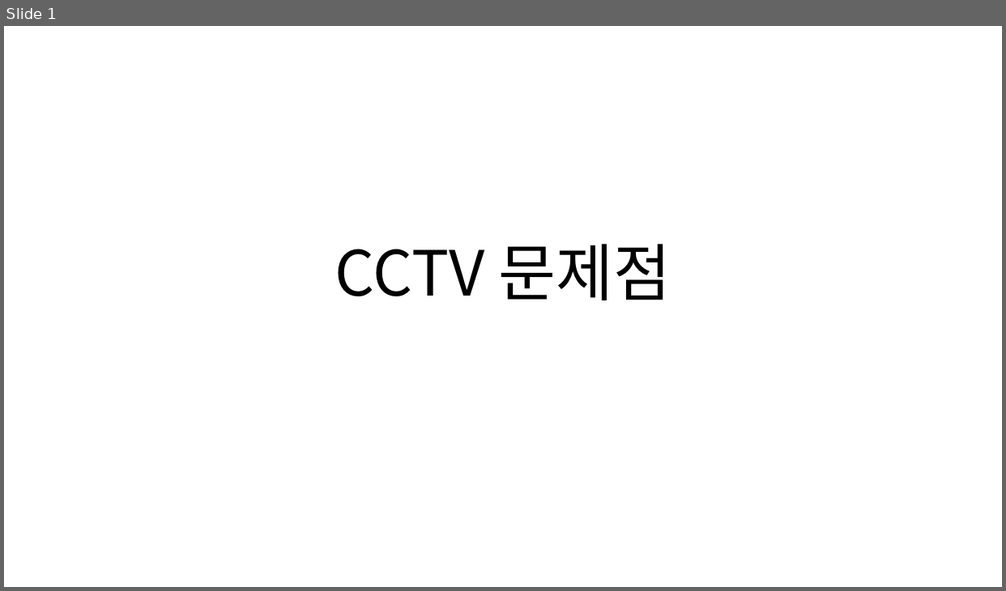
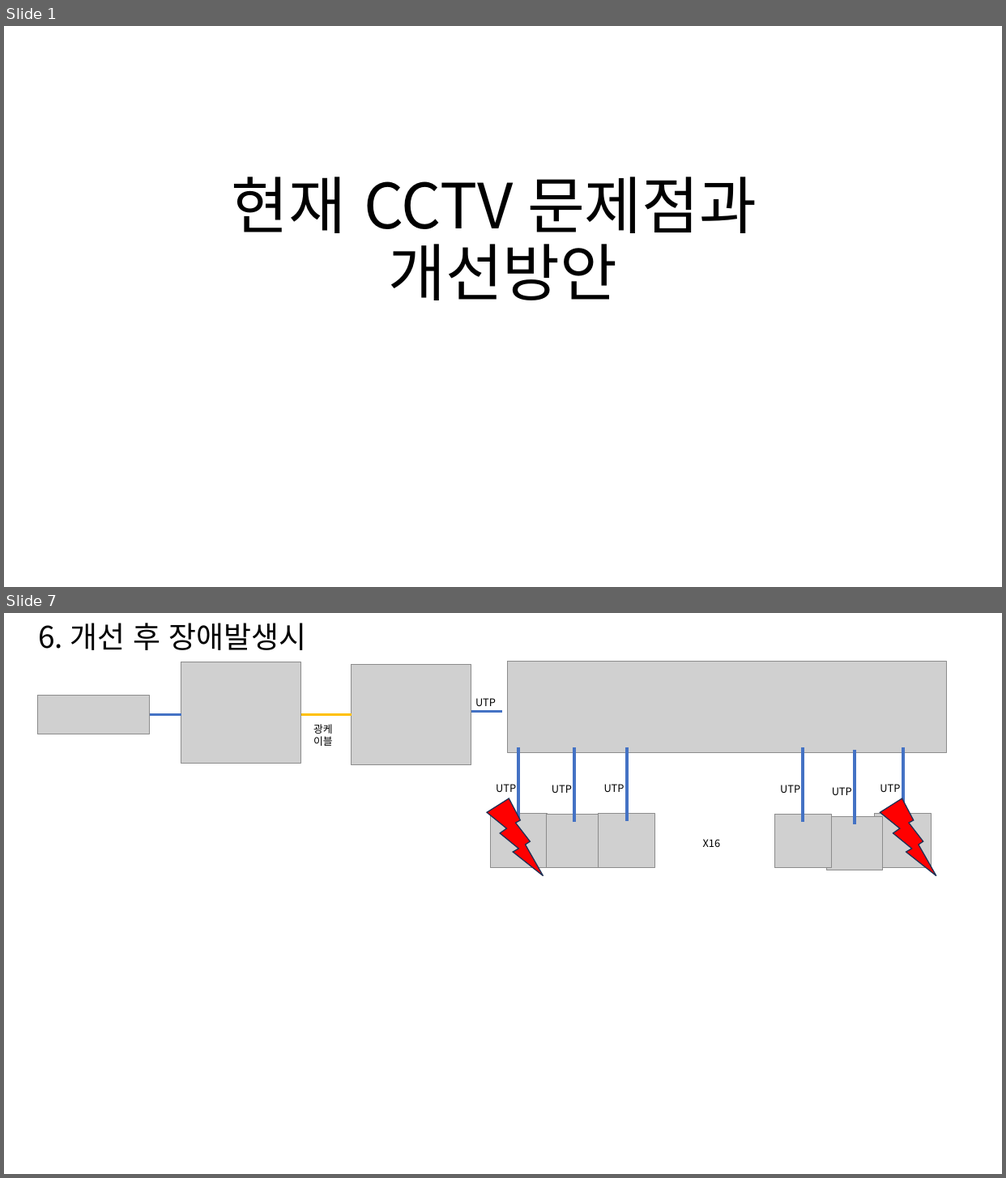
Before and after one commit to an9383/React_Guro_2025, a slide deck: ppt/CCTV/CCTV 문제점.pptx. Shown one above the other, each under a label of ours: slide 1 before the commit, slides 1 and 7 after it; the slides between them are not shown. The pictures are 1006x591 and 1006x1178 pixels, drawn with LibreOffice and Linux fonts; fonts in the diff are those of the drawing; grey boxes stand for pictures. Boxes give left, top, right and bottom in pixels: in the first picture for what was removed or moved away, otherwise in the second. Text is boxed around its words. In the diff, an @@ line names an element or a change of style, - is before the commit and + after.

```diff
--- a/ppt/CCTV/CCTV 문제점.pptx
+++ b/ppt/CCTV/CCTV 문제점.pptx
@@ slide 7 added at [4,613,1002,1174], background #FFFFFF @@
@@ title added at [38,623,307,650], 28.8 pt, text #000000 @@
+6. 개선 후 장애발생시
@@ picture added at [181,662,301,763] @@
@@ picture added at [351,665,471,765] @@
@@ picture added at [508,662,947,753] @@
@@ picture added at [38,696,149,735] @@
@@ text added at [475,698,496,706], 10 pt, text #000000 @@
+UTP
@@ line added from (150, 715) to (181, 715), #4472C4 3 pt @@
@@ line added from (301, 715) to (351, 715), #FFC000 3 pt @@
@@ text added at [313,724,333,746], 10 pt, text #000000 @@
+광케이블
@@ line added from (471, 712) to (503, 712), #4472C4 3 pt @@
@@ line added from (519, 747) to (519, 821), #4472C4 3 pt @@
@@ line added from (574, 747) to (574, 822), #4472C4 3 pt @@
@@ line added from (627, 747) to (627, 821), #4472C4 3 pt @@
@@ line added from (803, 747) to (803, 822), #4472C4 3 pt @@
@@ line added from (854, 750) to (854, 824), #4472C4 3 pt @@
@@ line added from (903, 747) to (903, 821), #4472C4 3 pt @@
@@ lightning bolt added at [487,798,543,875], fill #FF0000, outline #1E3256 1 pt @@
@@ text added at [496,784,516,792], 10 pt, text #000000 @@
+UTP
@@ text added at [552,785,572,793], 10 pt, text #000000 @@
+UTP
@@ text added at [604,784,624,792], 10 pt, text #000000 @@
+UTP
@@ text added at [780,785,800,793], 10 pt, text #000000 @@
+UTP
@@ text added at [832,787,852,795], 10 pt, text #000000 @@
+UTP
@@ text added at [880,784,900,792], 10 pt, text #000000 @@
+UTP
@@ lightning bolt added at [880,798,936,875], fill #FF0000, outline #1E3256 1 pt @@
@@ picture added at [491,814,548,867] @@
@@ picture added at [546,815,603,868] @@
@@ picture added at [599,814,655,867] @@
@@ picture added at [775,815,832,868] @@
@@ picture added at [827,816,884,871] @@
@@ picture added at [875,814,931,867] @@
@@ text added at [703,839,721,847], 10 pt, text #000000 @@
+X16
@@ slide 1 changed as well @@
@@ title at [232,177,756,301]: text changed @@
-CCTV 문제점
+현재 CCTV 문제점과
+개선방안
```
Also in this commit, not shown: 7 other slides added, 1 slide removed.
